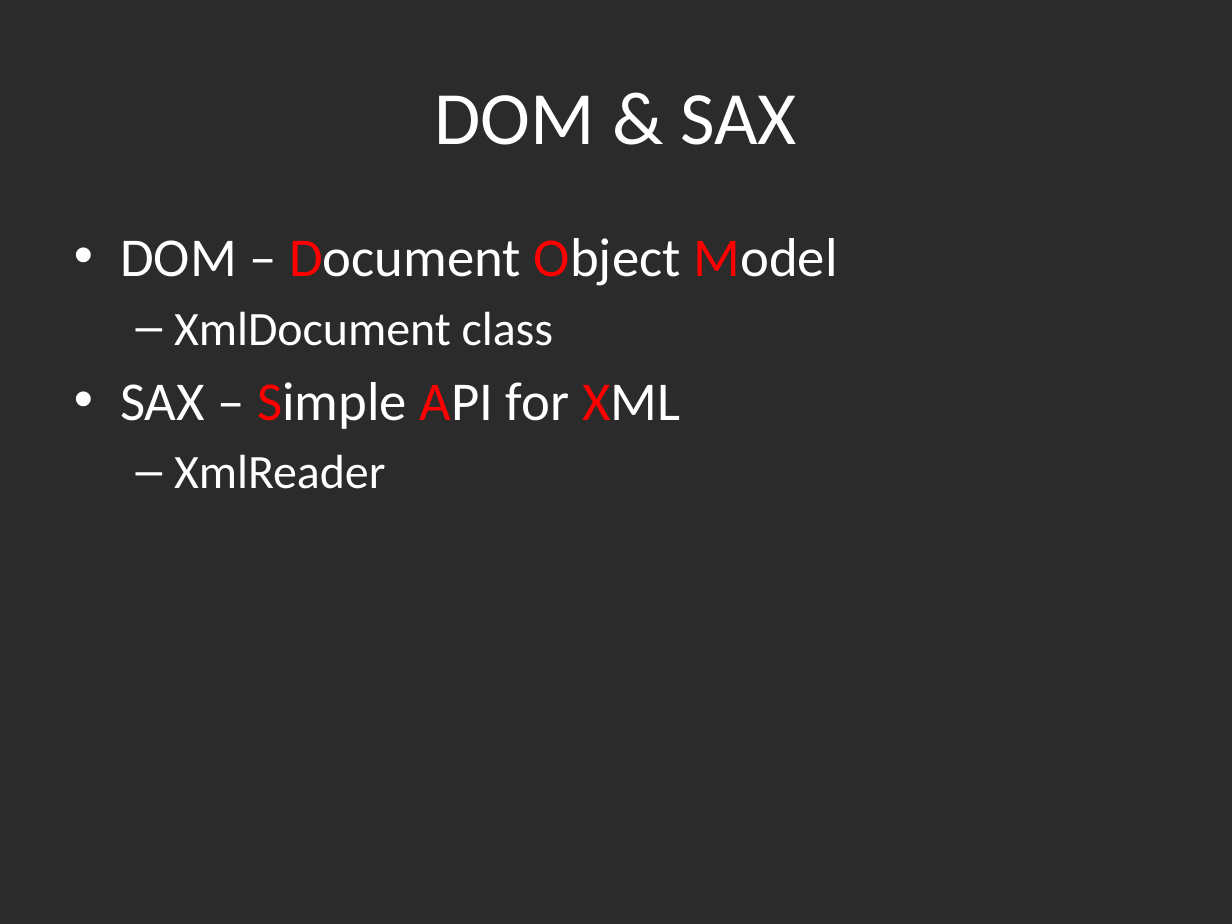
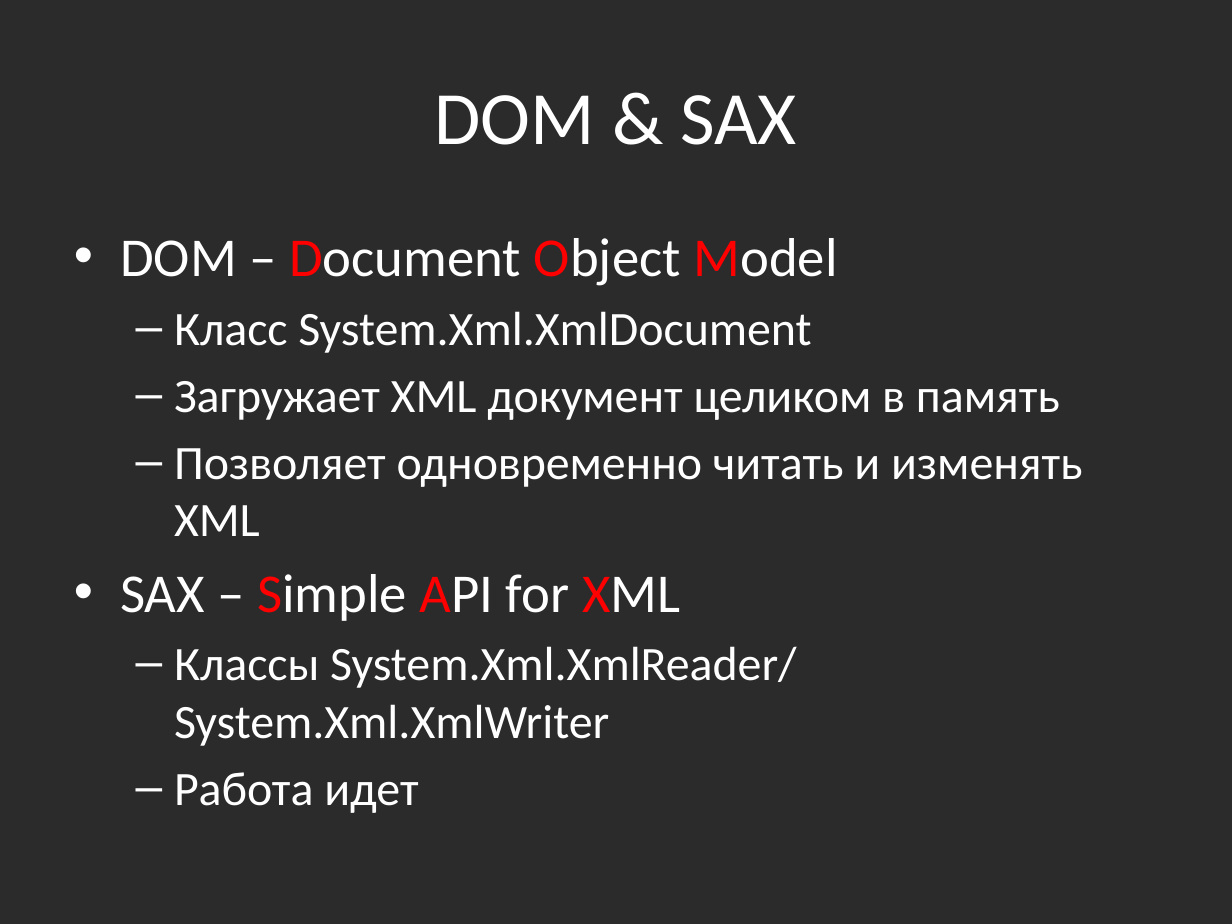
Before and after one commit to bazile/Training, a slide deck: slide 20 of Presentation/lesson-06-xml.pptx (slide 19 before the commit). Drawn at 1232x924 pixels with LibreOffice and Linux fonts; fonts in the diff are those of the drawing; background and template pictures are left out; a plain dark background stands for a picture behind light text. Boxes give left, top, right and bottom in pixels: in the first picture for what was removed or moved away, otherwise in the second. Text is boxed around its words. In the diff, an @@ line names an element or a change of style, - is before the commit and + after.

```diff
--- a/Presentation/lesson-06-xml.pptx
+++ b/Presentation/lesson-06-xml.pptx
@@ text at box(174, 311, 1083, 536): text changed @@
-  – XmlDocument class
+  – Класс System.Xml.XmlDocument
+  – Загружает XML документ целиком в память
+  – Позволяет одновременно читать и изменять XML
@@ text at box(174, 646, 796, 813): text changed @@
-  – XmlReader
+  – Классы System.Xml.XmlReader/ System.Xml.XmlWriter
+  – Работа идет
```
Also in this commit, not shown: 2 other slides changed, 4 slides added, 1 slide removed, 2 other files.
